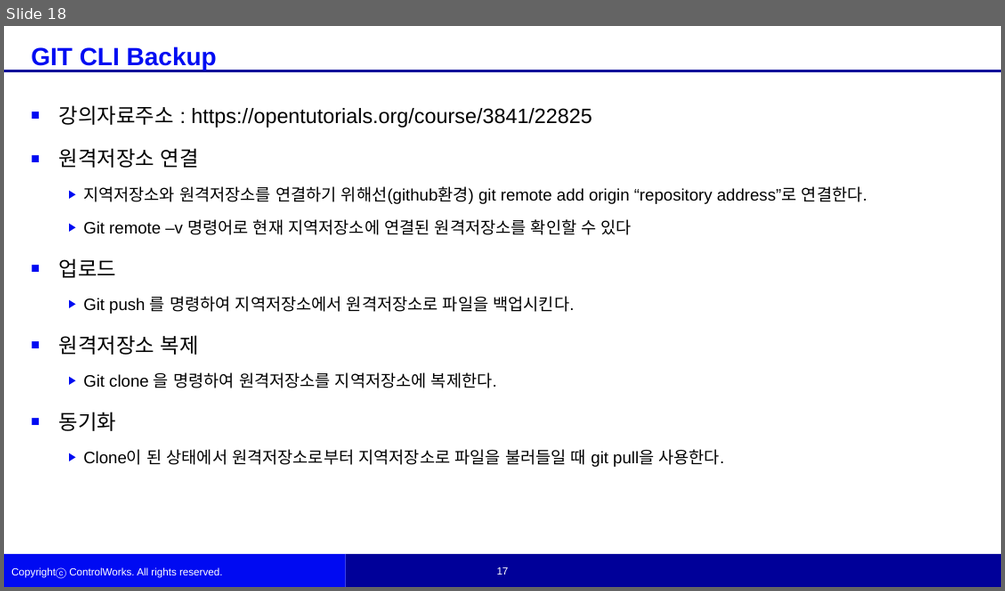
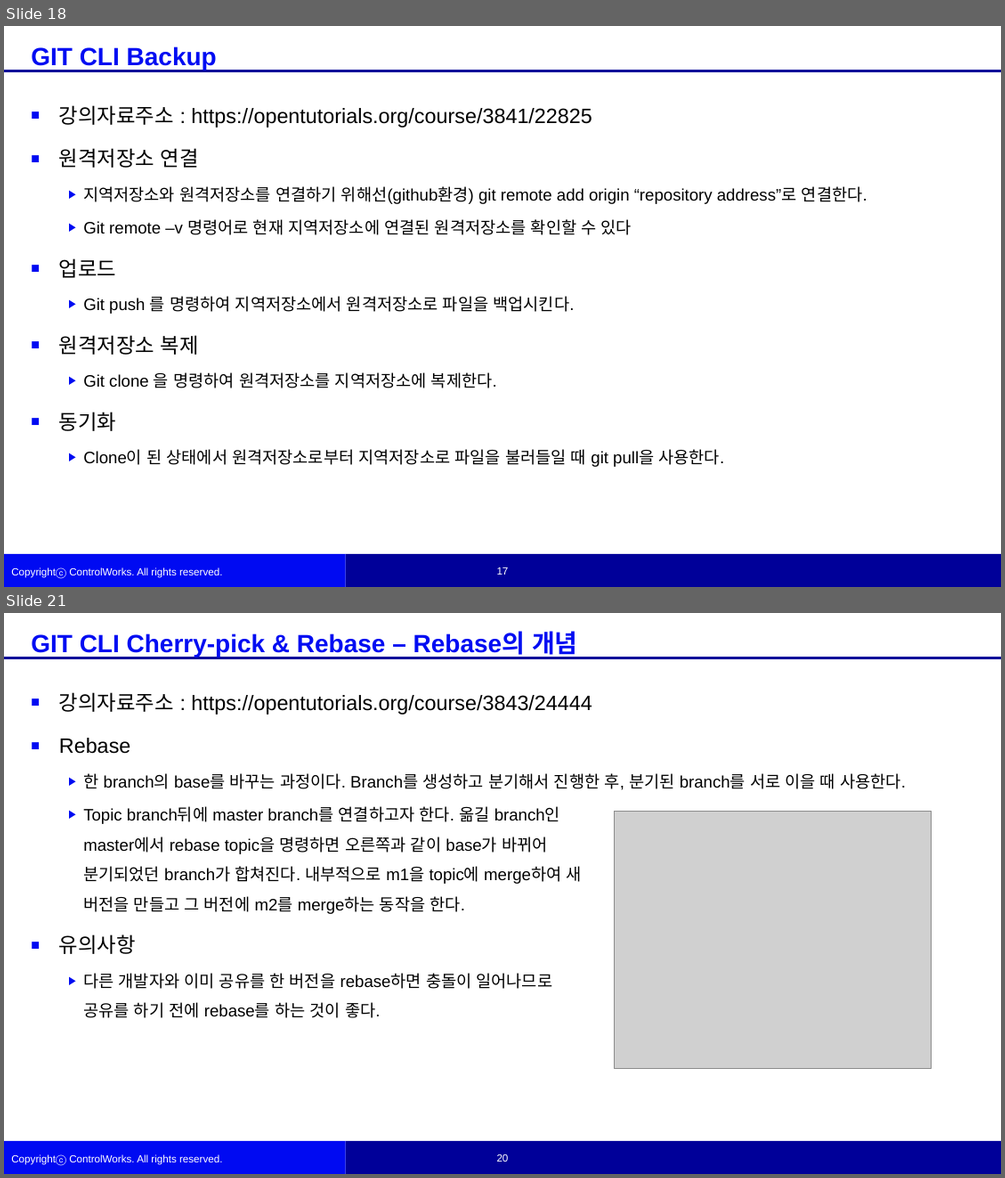
Before and after one commit to woojinKwon/kwj6355, a slide deck: 권우진 학생 자료.pptx. Shown one above the other, each under a label of ours: slide 18 before the commit, slides 18 and 21 after it; the slides between them are not shown. The pictures are 1005x591 and 1005x1178 pixels, drawn with LibreOffice and Linux fonts; fonts in the diff are those of the drawing; grey boxes stand for pictures; background and template pictures are left out. Boxes give left, top, right and bottom in pixels: in the first picture for what was removed or moved away, otherwise in the second. Text is boxed around its words. In the diff, an @@ line names an element or a change of style, - is before the commit and + after.

```diff
--- a/권우진 학생 자료.pptx
+++ b/권우진 학생 자료.pptx
@@ slide 21 added at (4, 613, 1001, 1174), background #FFFFFF; not listed: 6 template elements that a slide beside it also shows @@
@@ text added at (31, 631, 578, 659), 24 pt, text #000CF2, bold @@
+GIT CLI Cherry-pick & Rebase – Rebase의 개념
@@ text added at (59, 692, 906, 1018), 16 pt, text #000000 @@
+■ 강의자료주소 : https://opentutorials.org/course/3843/24444
+■ Rebase
+  ▶ 한 branch의 base를 바꾸는 과정이다. Branch를 생성하고 분기해서 진행한 후, 분기된 branch를 서로 이을 때 사용한다.
+  ▶ Topic branch뒤에 master branch를 연결하고자 한다. 옮길 branch인
+    master에서 rebase topic을 명령하면 오른쪽과 같이 base가 바뀌어
+    분기되었던 branch가 합쳐진다. 내부적으로 m1을 topic에 merge하여 새
+    버전을 만들고 그 버전에 m2를 merge하는 동작을 한다.
+■ 유의사항
+  ▶ 다른 개발자와 이미 공유를 한 버전을 rebase하면 충돌이 일어나므로
+    공유를 하기 전에 rebase를 하는 것이 좋다.
@@ picture added at (615, 811, 931, 1069) @@
```
Also in this commit, not shown: 1 slide changed, 1 other slide added.
